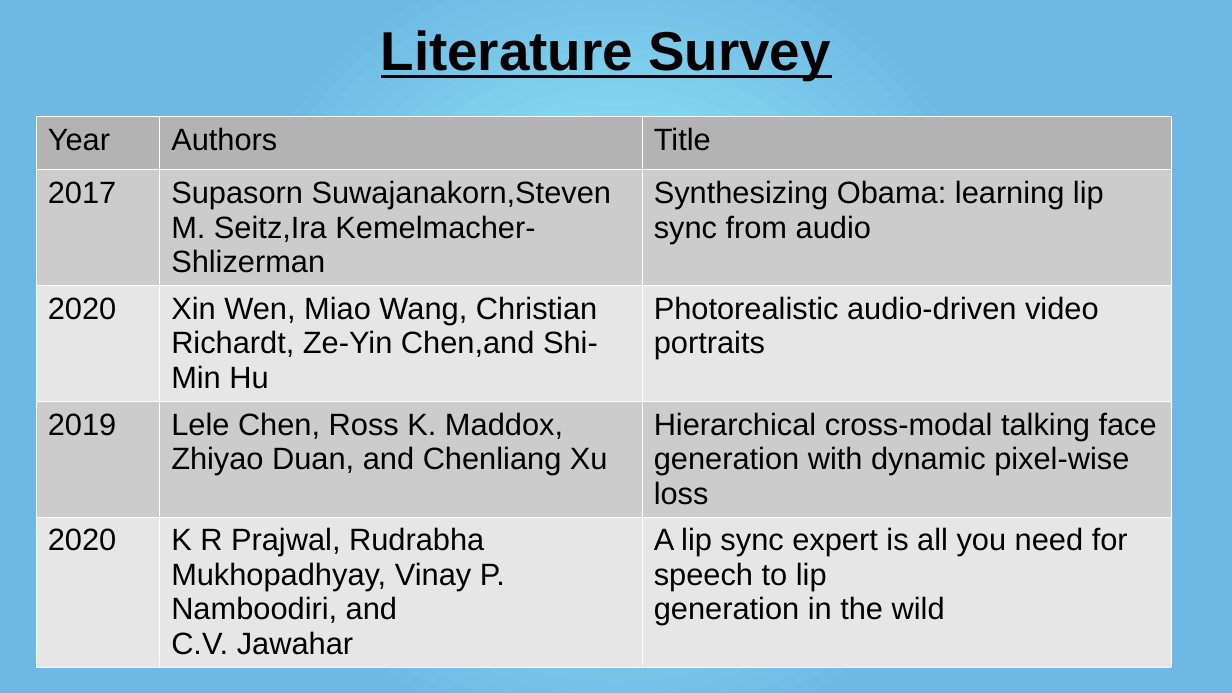
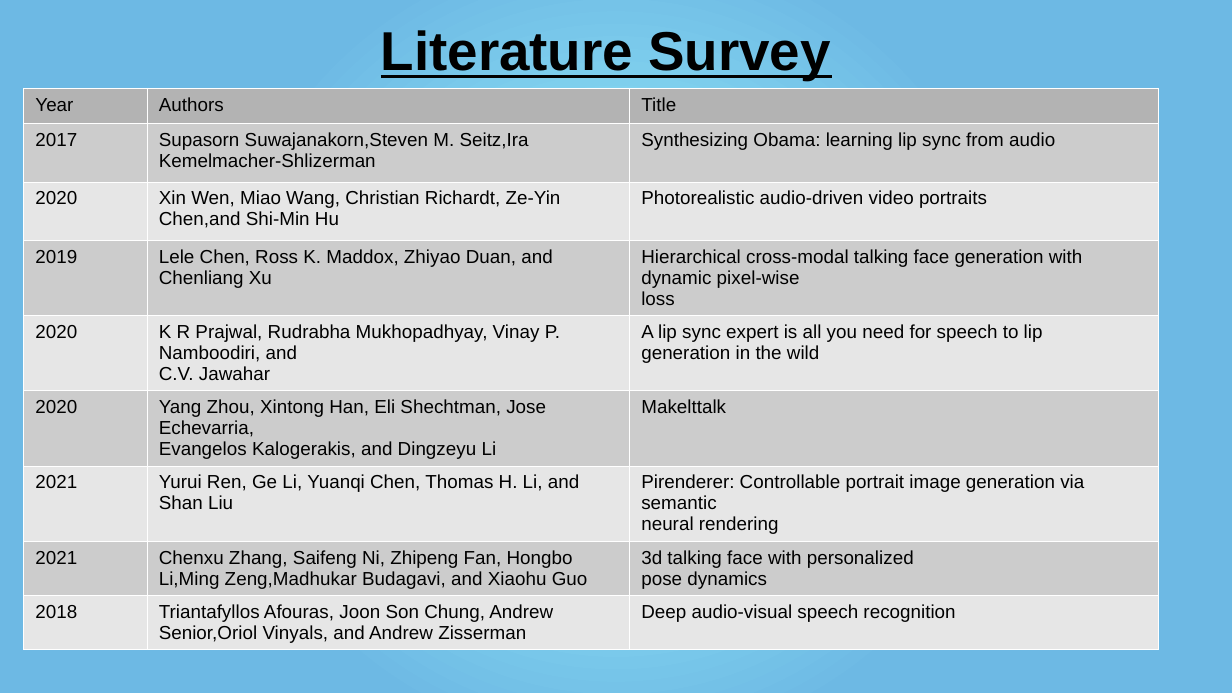
Before and after one commit to mr-speedster/seminar-presentation, a slide deck: slide 4 of Presentation.pptx (slide 5 before the commit). Drawn at 1232x693 pixels with LibreOffice and Linux fonts; fonts in the diff are those of the drawing. Boxes give left, top, right and bottom in pixels: in the first picture for what was removed or moved away, otherwise in the second. Text is boxed around its words. In the diff, an @@ line names an element or a change of style, - is before the commit and + after.

```diff
--- a/Presentation.pptx
+++ b/Presentation.pptx
@@ table at [23,87,1158,647] @@
+row 6: 2020 | Yang Zhou, Xintong Han, Eli Shechtman, Jose Echevarria, / Evangelos Kalogerakis, and Dingzeyu Li | Makelttalk
+row 7: 2021 | Yurui Ren, Ge Li, Yuanqi Chen, Thomas H. Li, and Shan Liu | Pirenderer: Controllable portrait image generation via semantic / neural rendering
+row 8: 2021 | Chenxu Zhang, Saifeng Ni, Zhipeng Fan, Hongbo Li,Ming Zeng,Madhukar Budagavi, and Xiaohu Guo | 3d talking face with personalized / pose dynamics
+row 9: 2018 | Triantafyllos Afouras, Joon Son Chung, Andrew Senior,Oriol Vinyals, and Andrew Zisserman | Deep audio-visual speech recognition
@@ table: place and size @@
-table at [36,116,1170,659]
+table at [23,87,1158,647]
```
Also in this commit, not shown: 7 other slides changed, 9 slides added, 4 slides removed, 4 other files.
